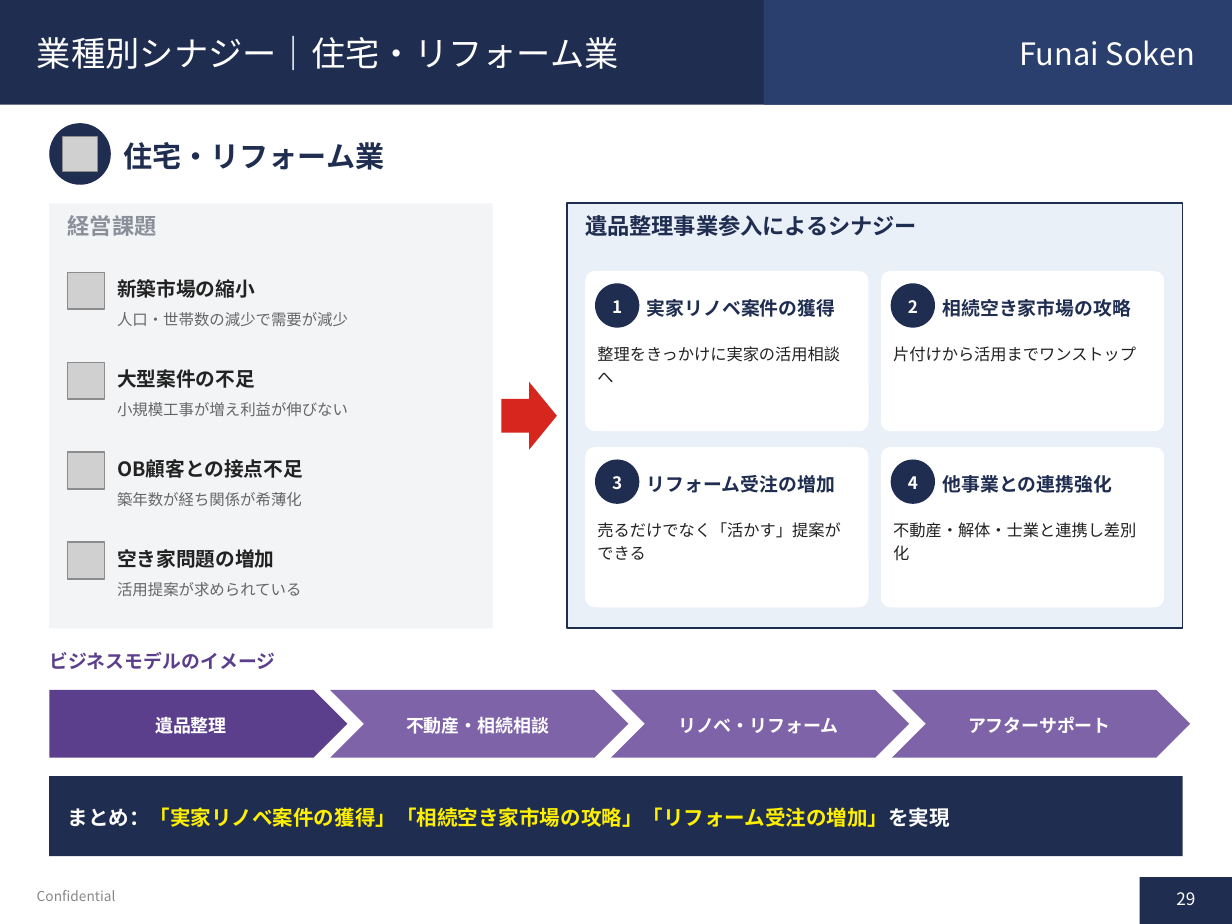
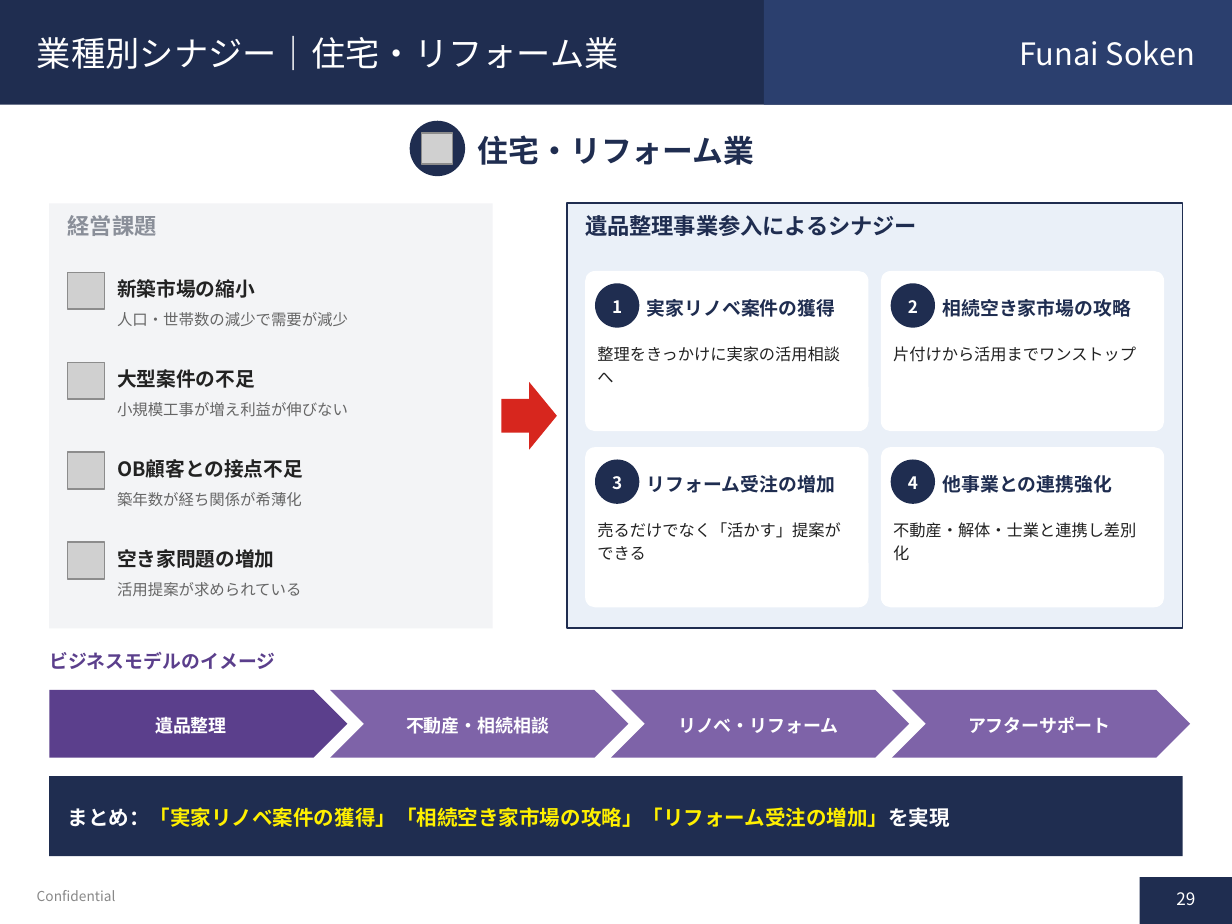
Before and after one commit to soshiro-iki-sys/-, a slide deck: slide 29 of proposals/遺品整理事業_企画書.pptx. Drawn at 1232x924 pixels with LibreOffice and Linux fonts; fonts in the diff are those of the drawing; grey boxes stand for pictures. Boxes give left, top, right and bottom in pixels: in the first picture for what was removed or moved away, otherwise in the second. Text is boxed around its words. In the diff, an @@ line names an element or a change of style, - is before the commit and + after.

```diff
--- a/proposals/遺品整理事業_企画書.pptx
+++ b/proposals/遺品整理事業_企画書.pptx
@@ text "住宅・リフォーム業": place and size @@
-text "住宅・リフォーム業" at [123, 142, 384, 170]
+text "住宅・リフォーム業" at [478, 135, 754, 165]
@@ text "住宅・リフォーム業" at [478, 135, 754, 165]: size 17 to 18 pt; alignment left to centre @@
@@ ellipse: place and size @@
-ellipse at [49, 123, 111, 185]
+ellipse at [410, 121, 466, 176]
@@ picture: place and size @@
-picture at [63, 137, 97, 171]
+picture at [421, 133, 452, 164]
```
Also in this commit, not shown: 46 other slides changed, 1 other file.
